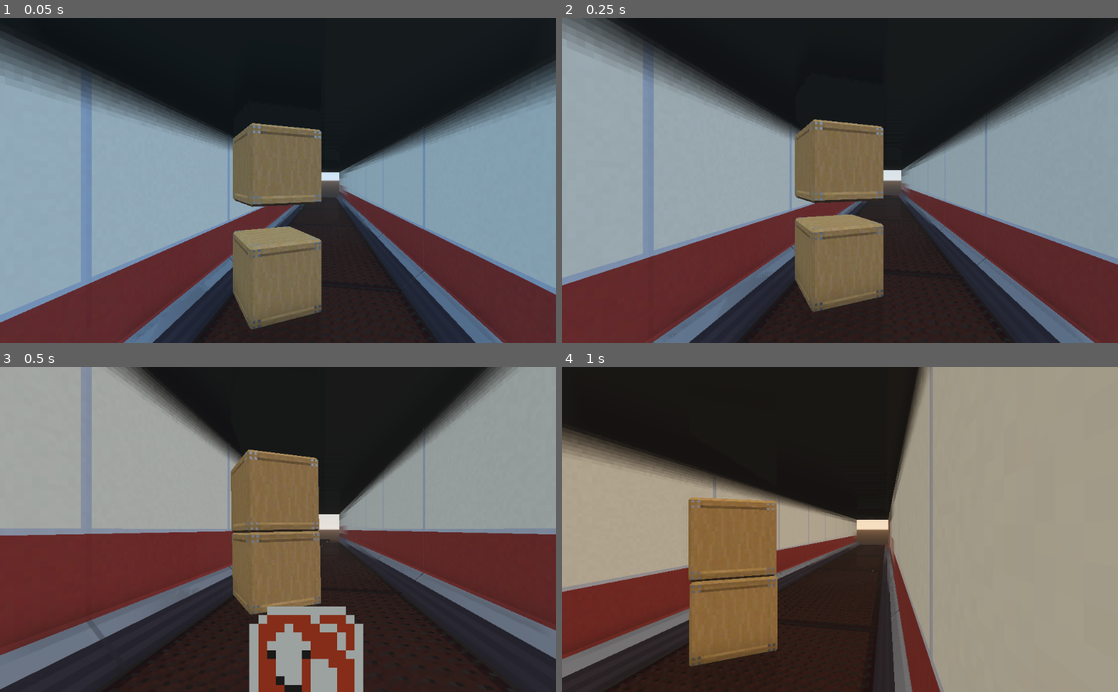
Above: before the commit, frames 1-4 (two rows, left to right).
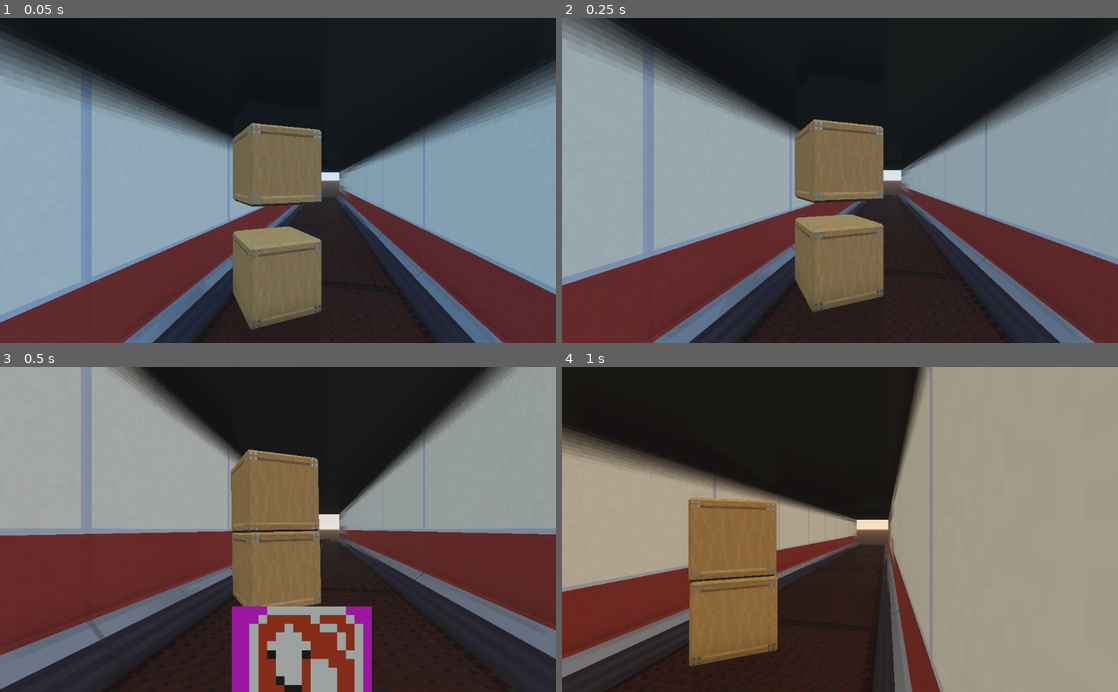
Above: after the commit, the same moments.

Repository: Naronco/JingleJam2020
Game: Godot game, scene res://main.tscn
The game is run twice, just before and just after one commit, with the same random seed, the same clock (stepped at 60 frames per second) and the same inputs.
Inputs (mouse positions are in pixels of both pictures, inside the frame that each line leads up to):
- Up to frame 1 (0.05 s): no input
- Up to frame 2 (0.25 s): no input
- Up to frame 3 (0.5 s): no input
- Up to frame 4 (1 s): tap Enter at 0.5 s; move the mouse to (962, 513) at 0.52 s; hold D (movement_right) from 0.53 s (still down); click (962, 513) at 0.67 s; tap Space (movement_jump) at 0.77 s

Frames 1-2 are identical in both runs. In frame 3, 1.5% of the frame differs, in the area x 41-67%, y 73-100%; in frame 4, nothing differs.

Commit message:
add further billboards, add friction to enemies

Diff:
--- a/Enemy.gd
+++ b/Enemy.gd
@@ -16,7 +16,9 @@
 	var velUp = velocity.dot(up) * up
 	var velPlane = velocity - velUp
 
-	velocity += 2 * -velPlane * delta
+	var floorFrictionCoeff = 2
+
+	velocity += floorFrictionCoeff * -velPlane * delta
 	velocity += gravityDir * gravityStrength * delta
 
 	velocity = move_and_slide(velocity, up)
Binary file changed: billboards.png
